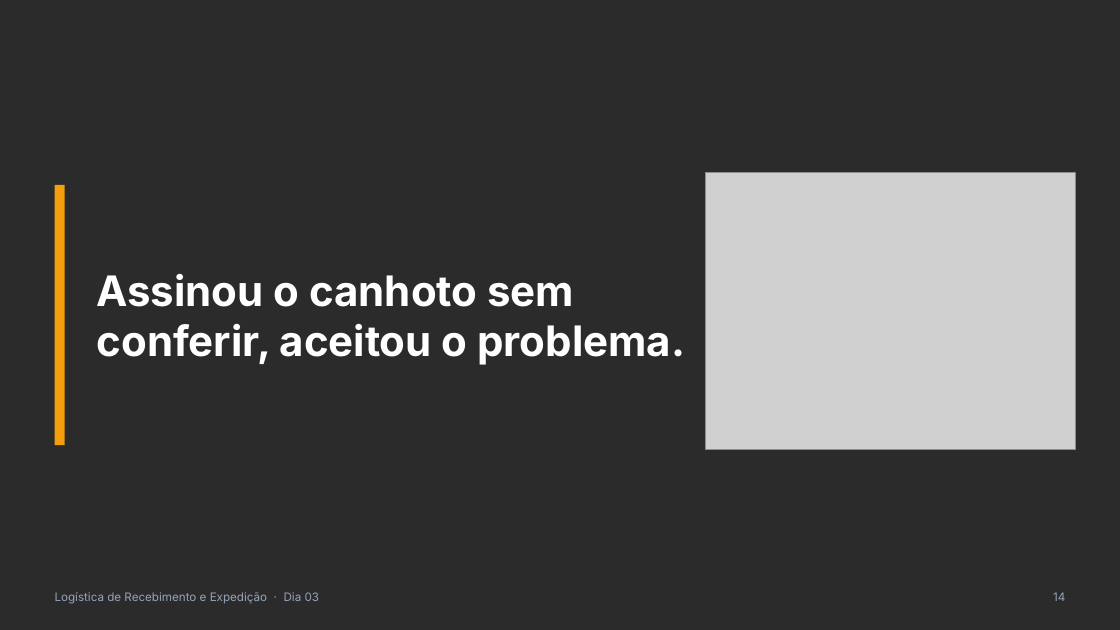
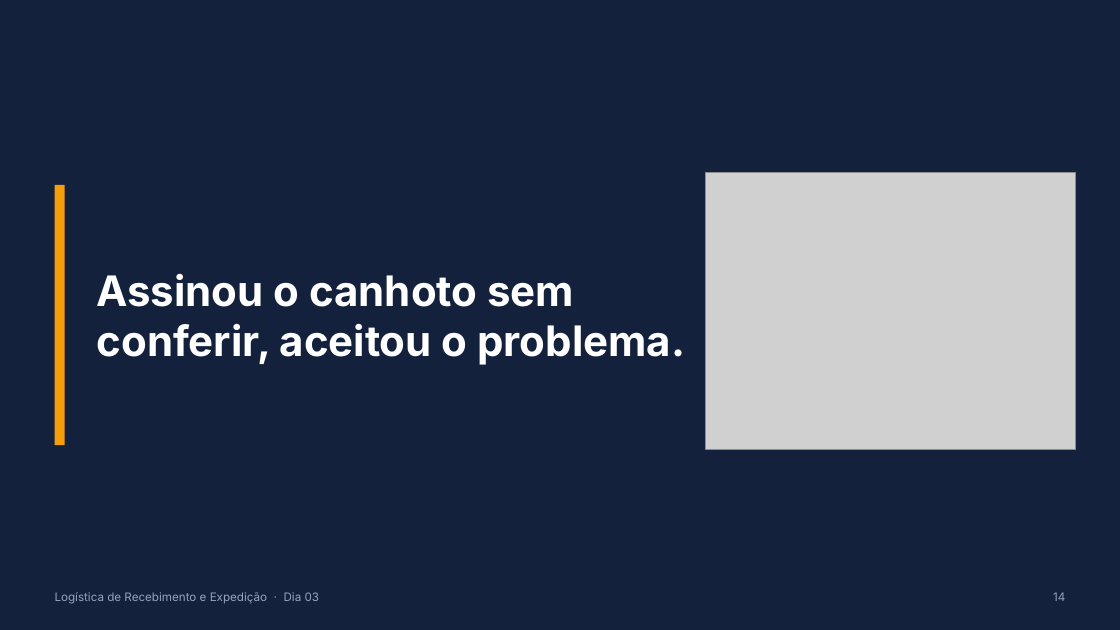
Before and after one commit to marcusvalerio/GeraMaterial, a slide deck: slide 14 of skill/gera-slides/exemplos/Dia 03 - Conferência.pptx. Drawn at 1120x630 pixels with LibreOffice and Linux fonts; fonts in the diff are those of the drawing; grey boxes stand for pictures; background and template pictures are left out; a plain dark background stands for a picture behind light text. Boxes give left, top, right and bottom in pixels: in the first picture for what was removed or moved away, otherwise in the second. Text is boxed around its words. In the diff, an @@ line names an element or a change of style, - is before the commit and + after.

```diff
--- a/skill/gera-slides/exemplos/Dia 03 - Conferência.pptx
+++ b/skill/gera-slides/exemplos/Dia 03 - Conferência.pptx
@@ background picture (left out) to #14213D @@
```
Also in this commit, not shown: 15 other slides changed, 2 other files.
